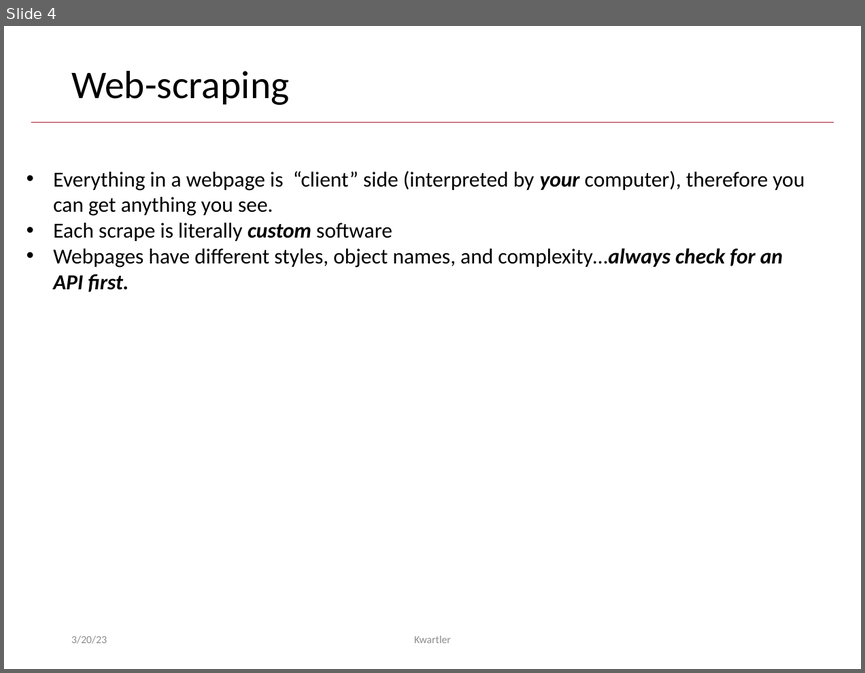
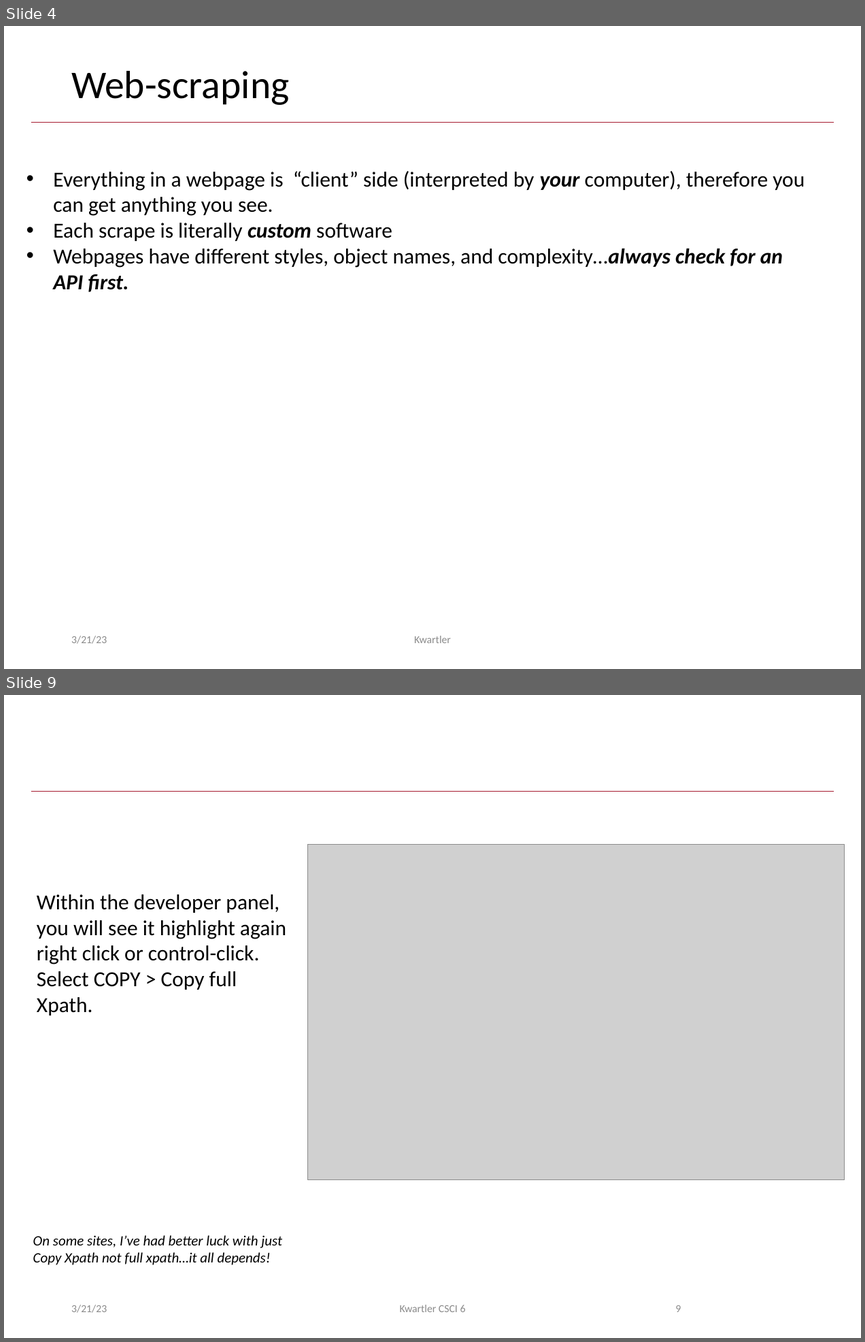
Before and after one commit to kwartler/Hult_Visualizing-Analyzing-Data-with-R, a slide deck: DD1/H_Mar21/C_webscraping.pptx. Shown one above the other, each under a label of ours: slide 4 before the commit, slides 4 and 9 after it; the slides between them are not shown. The pictures are 865x673 and 865x1342 pixels, drawn with LibreOffice and Linux fonts; fonts in the diff are those of the drawing; grey boxes stand for pictures. Boxes give left, top, right and bottom in pixels: in the first picture for what was removed or moved away, otherwise in the second. Text is boxed around its words. In the diff, an @@ line names an element or a change of style, - is before the commit and + after.

```diff
--- a/DD1/H_Mar21/C_webscraping.pptx
+++ b/DD1/H_Mar21/C_webscraping.pptx
@@ slide 9 added at (4,695,861,1338), background #FFFFFF; not listed: 1 template element that a slide beside it also shows @@
@@ picture added at (307,844,844,1179) @@
@@ text added at (37,894,286,1015), 18 pt, text #000000 @@
+Within the developer panel, you will see it highlight again right click or control-click.
+Select COPY > Copy full Xpath.
@@ text added at (33,1235,282,1265), 12 pt, text #000000, italic @@
+On some sites, I’ve had better luck with just Copy Xpath not full xpath…it all depends!
@@ text added at (71,1304,107,1312), 9 pt, text #8C8C8C @@
+3/21/23
@@ text added at (400,1304,466,1312), 9 pt, text #8C8C8C @@
+Kwartler CSCI 6
@@ page number added at (675,1305,681,1312), 9 pt, text #8C8C8C @@
+9
@@ slide 4 changed as well @@
@@ text at (71,635,107,643): text changed @@
-3/20/23
+3/21/23
```
Also in this commit, not shown: 3 other slides changed, 10 other slides added, 2 slides removed, 5 other files.
